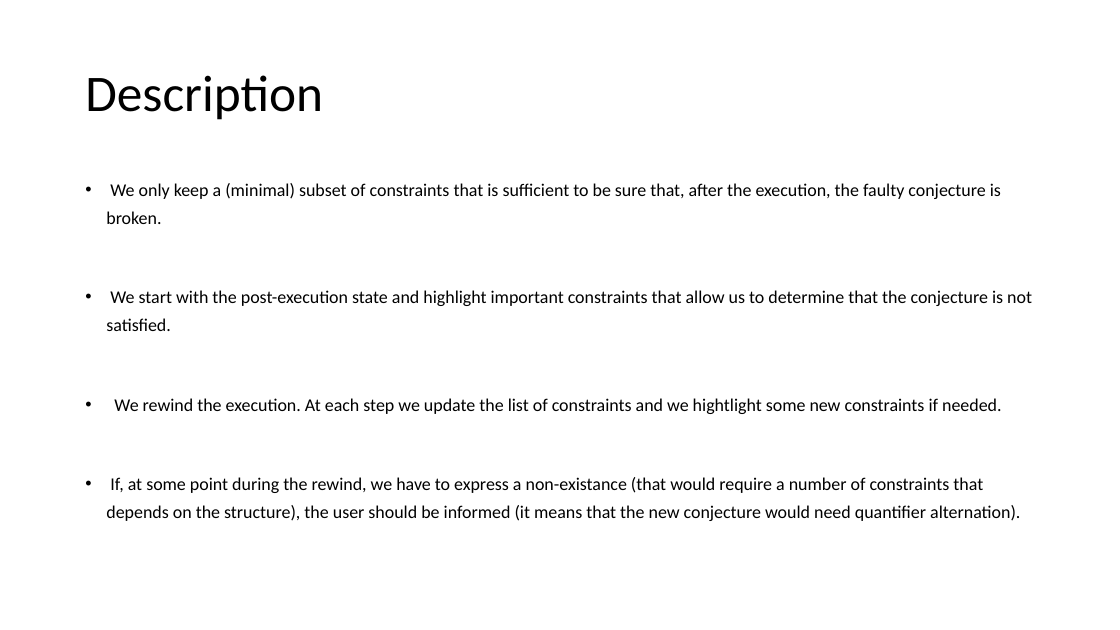
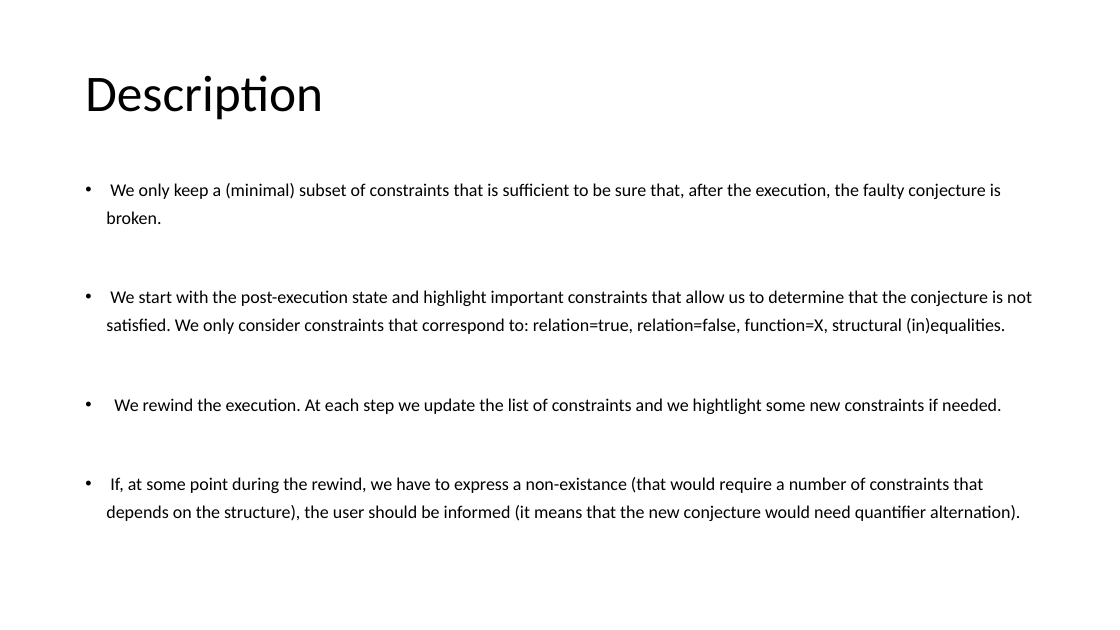
Before and after one commit to tjhance/ivy-research, a slide deck: slide 14 of interactive_proof/counterexample_generalization.pptx. Drawn at 1120x630 pixels with LibreOffice and Linux fonts; fonts in the diff are those of the drawing. Boxes give left, top, right and bottom in pixels: in the first picture for what was removed or moved away, otherwise in the second. Text is boxed around its words. In the diff, an @@ line names an element or a change of style, - is before the commit and + after.

```diff
--- a/interactive_proof/counterexample_generalization.pptx
+++ b/interactive_proof/counterexample_generalization.pptx
@@ text at [106,290,1032,334]: text changed @@
-• We start with the post-execution state and highlight important constraints that allow us to determine that the conjecture is not satisfied.
+• We start with the post-execution state and highlight important constraints that allow us to determine that the conjecture is not satisfied. We only consider constraints that correspond to: relation=true, relation=false, function=X, structural (in)equalities.
```
Also in this commit, not shown: 2 other slides changed, 2 slides added, 1 slide removed.
